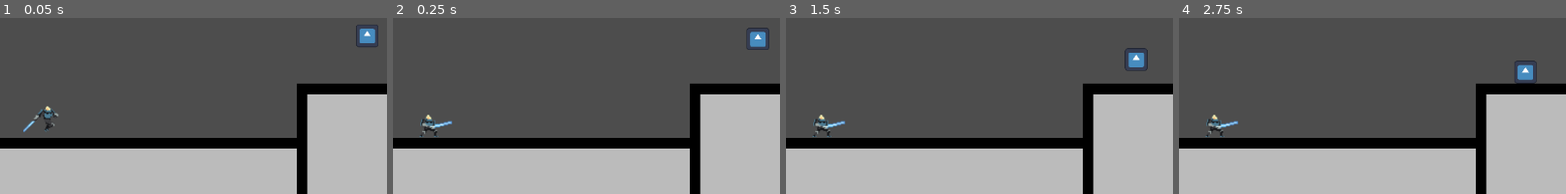
Above: before the commit, frames 1-4 (left to right).
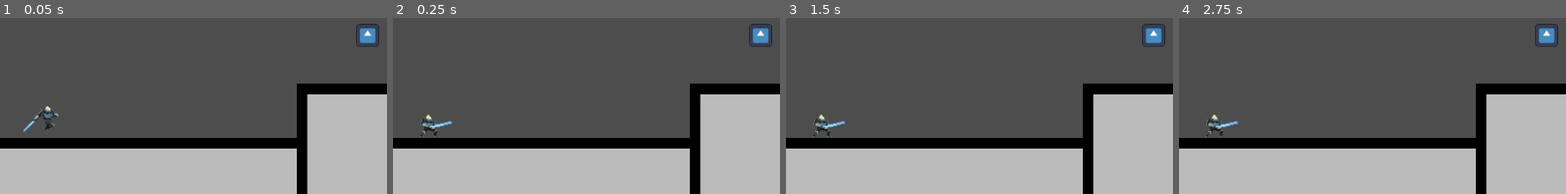
Above: after the commit, the same moments.

Repository: UrtaroPrograms/Actividad-Movimiento-2D-por-roles-Lautaro-Urtasun
Game: Godot game, scene res://main.tscn
The game is run twice, just before and just after one commit, with the same random seed, the same clock (stepped at 60 frames per second) and the same inputs. The engine's default icon, where the game draws it, is replaced by a stand-in: a white triangle on a blue panel in a dark square.
Inputs:
- Up to frame 1 (0.05 s): no input
- Up to frame 2 (0.25 s): no input
- Up to frame 3 (1.5 s): no input
- Up to frame 4 (2.75 s): no input
The pictures show only the part of the screen within x 2-52%, y 0-50%; the shares and areas given below are measured in that part.

The runs differ from the first frame. In frame 1, 0.1% of the frame differs, in the area x 91-98%, y 3-17%; in frame 2, 0.5%; in frame 3, 1.0%, in the area x 87-98%, y 3-31%; in frame 4, 0.9%.
Error after the commit: Invalid access to property or key 'global_position' on a base object of type 'Nil'. (res://enemy_patrolling.gd:47)

Commit message:
Añadida funcionalidad de patrulla entre puntos al enemigo, al igual que cambiar de patrulla a persecución y a movimiento aleatorio.

Diff:
--- a/enemigo.gd
+++ b/enemigo.gd
@@ -3,9 +3,10 @@
 #Vamos a gestionar todo su movimiento desde los states.
 @export var target: CharacterBody2D
 
-func _ready():
+func _ready():	#Al inicializar al enemigo, asignamos la variable de objetivo del enemigo a los states correspondientes.
 	$EnemyStateMachine/EnemyChase.target = target
 	$EnemyStateMachine/EnemyWander.target = target
+	$EnemyStateMachine/EnemyPatrolling.target = target
 
-func _physics_process(delta: float):
+func _physics_process(delta: float):  #Cuando el juego calcula las físicas, el enemigo se encarga de realizar el move_and_slide(), pero los states controlan la dirección.
 	move_and_slide()
--- a/enemigo.tscn
+++ b/enemigo.tscn
@@ -5,6 +5,7 @@
 [ext_resource type="Script" uid="uid://c7dc7oiv2gytn" path="res://state_machine.gd" id="3_j8qs0"]
 [ext_resource type="Script" uid="uid://jxwrlldbkg3h" path="res://enemy_wander.gd" id="4_ypu82"]
 [ext_resource type="Script" uid="uid://qyb3upug3hgy" path="res://enemy_chase.gd" id="5_r2h2s"]
+[ext_resource type="Script" uid="uid://c3ydxgiykymk1" path="res://enemy_patrolling.gd" id="6_57rph"]
 
 [sub_resource type="RectangleShape2D" id="RectangleShape2D_fhm17"]
 size = Vector2(34, 34)
@@ -22,16 +23,26 @@
 
 [node name="EnemyStateMachine" type="Node" parent="." unique_id=1370560867 node_paths=PackedStringArray("initial_state")]
 script = ExtResource("3_j8qs0")
-initial_state = NodePath("EnemyWander")
+initial_state = NodePath("EnemyPatrolling")
 
 [node name="EnemyWander" type="Node" parent="EnemyStateMachine" unique_id=1651197253 node_paths=PackedStringArray("character")]
 script = ExtResource("4_ypu82")
 character = NodePath("../..")
 move_speed = 30.0
+max_wander_count = 3.0
 
 [node name="EnemyChase" type="Node" parent="EnemyStateMachine" unique_id=1935759525 node_paths=PackedStringArray("character")]
 script = ExtResource("5_r2h2s")
 character = NodePath("../..")
 
+[node name="EnemyPatrolling" type="Node" parent="EnemyStateMachine" unique_id=1583951066 node_paths=PackedStringArray("character")]
+script = ExtResource("6_57rph")
+waypoint_group_name = "patrol_points"
+character = NodePath("../..")
+
+[node name="PatrolThinkTimer" type="Timer" parent="EnemyStateMachine/EnemyPatrolling" unique_id=303524076]
+
 [connection signal="Transitioned" from="EnemyStateMachine/EnemyWander" to="EnemyStateMachine" method="_on_child_transition"]
 [connection signal="Transitioned" from="EnemyStateMachine/EnemyChase" to="EnemyStateMachine" method="_on_child_transition"]
+[connection signal="Transitioned" from="EnemyStateMachine/EnemyPatrolling" to="EnemyStateMachine" method="_on_child_transition"]
+[connection signal="timeout" from="EnemyStateMachine/EnemyPatrolling/PatrolThinkTimer" to="EnemyStateMachine/EnemyPatrolling" method="_on_patrol_think_timer_timeout"]
--- /dev/null
+++ b/enemy_patrolling.gd
@@ -0,0 +1,59 @@
+extends State
+class_name EnemyPatrolling
+
+@export var waypoint_group_name : String
+
+@export var character: CharacterBody2D
+@export var target: CharacterBody2D
+@export var move_speed:= 40.0
+
+var waypoints: Array
+var waypoints_in_use: Array
+var current_waypoint: Marker2D
+
+var direction: Vector2 = Vector2.ZERO
+var previous_position : float
+
+func _enter():
+	waypoints = get_tree().get_nodes_in_group(waypoint_group_name)
+	_get_waypoints()
+	_get_next_waypoint()
+	previous_position = character.global_position.x
+	$PatrolThinkTimer.start() #Inicializamos  el temporizador de pensamiento al patrullar
+
+func _exit():
+	$PatrolThinkTimer.stop() #Detenemos el temporizador
+
+func _update(delta: float):
+	var distance = target.global_position - character.global_position
+
+	if (distance.length() <= 200):
+		Transitioned.emit(self, "EnemyChase")
+
+func _physics_update(_delta: float):
+	if (character.global_position).distance_to(current_waypoint.position) < 10:
+		_get_next_waypoint()
+
+func _get_waypoints():
+	waypoints_in_use = waypoints.duplicate()
+	waypoints_in_use.shuffle()
+
+
+func _get_next_waypoint():
+	if waypoints_in_use.is_empty():
+		_get_waypoints()
+
+	current_waypoint = waypoints_in_use.pop_front()
+	direction = current_waypoint.global_position - character.global_position
+	character.velocity = direction.normalized() * move_speed
+
+
+
+func _on_patrol_think_timer_timeout():  #Cada 3 segundos, se activa un método de "pensamiento", el cual se encarga de recalcular la trayectoria del enemigo para asegurarse de que esté en camino a un punto de patrulla.
+	direction = current_waypoint.global_position - character.global_position	#Recalculamos la dirección y aplicamos de nuevo el movimiento
+	character.velocity = direction.normalized() * move_speed
+
+	var actual_movement_speed  = character.global_position.x - previous_position
+	if (abs(actual_movement_speed) < 0.1):   #Si la velocidad horizontal del enemigo se detiene por completo, es porque se ha chocado con un muro. Como consecuencia, aumentamos su velocidad en y para que termine de subirlo y no se quede atascado.
+		character.velocity.y = -300
+	previous_position = character.global_position.x
--- a/enemy_wander.gd
+++ b/enemy_wander.gd
@@ -7,30 +7,37 @@
 @export var character: CharacterBody2D
 @export var target: CharacterBody2D
 @export var move_speed:= 10.0
+@export var max_wander_count = 5.0
+var wander_count = 0
 
 func _enter():
 	_randomize_wander()
-	print(move_speed)
-	print(move_direction)
+	wander_count = 0
 
 
 func _exit():
 	pass
 
 func _randomize_wander():
-	move_direction = Vector2(randf_range(-1,1),randf_range(-1,1)).normalized()
-	wander_time = randf_range(1,3)
+	if wander_count < max_wander_count:
+		move_direction = Vector2(randf_range(-1,1),randf_range(-1,1)).normalized()
+		wander_time = randf_range(1,3)
+
+	else:
+		Transitioned.emit(self, "EnemyPatrolling")
 
 func _update(delta: float):
 	if wander_time > 0:
 		wander_time -= delta
 
 	else:
+		wander_count += 1
 		_randomize_wander()
 
 func _physics_update(_delta: float):
 	var distance = target.global_position - character.global_position
 
+
 	if (distance.length() <= 200):
 		Transitioned.emit(self, "EnemyChase")
 	else:
--- a/state_machine.gd
+++ b/state_machine.gd
@@ -9,13 +9,11 @@
 	for child in get_children():
 		if child is State:
 			states[child.name.to_lower()] = child
-			#child.Transitioned.connect
+			child.Transitioned.connect
 
 	if initial_state:			#Si Initial state está definido, entonces lo inicializamos.
 		current_state = initial_state
 		current_state._enter()
-
-	print(states)
 
 func _process(delta):
 	if current_state:
Not shown, added: enemy_patrolling.gd.uid
